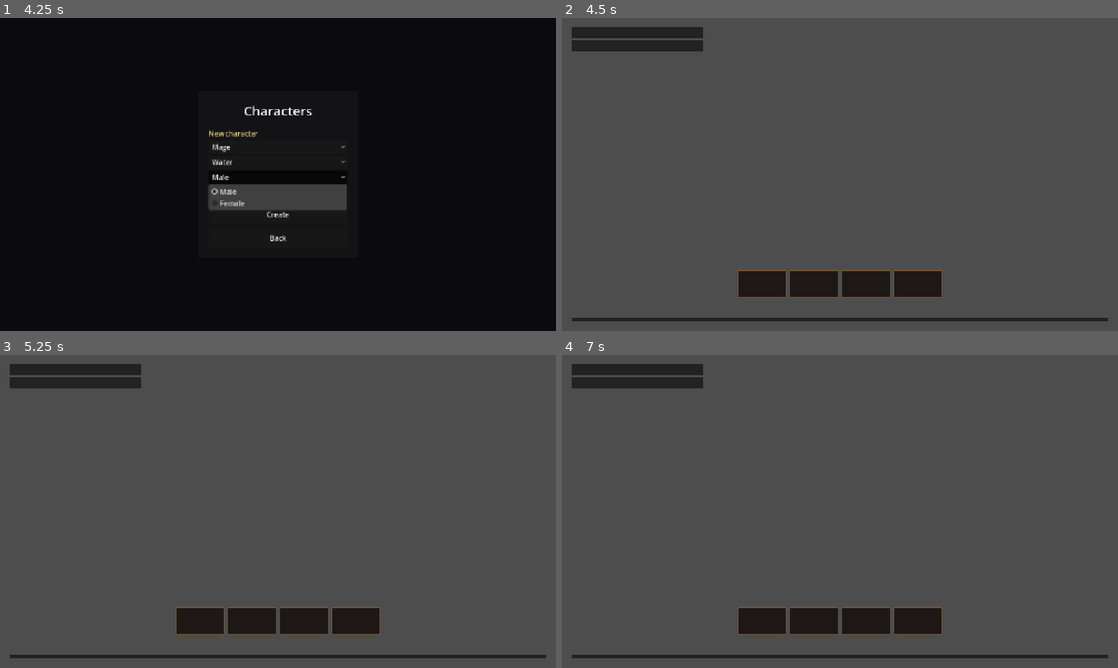
Above: before the commit, frames 1-4 (two rows, left to right).
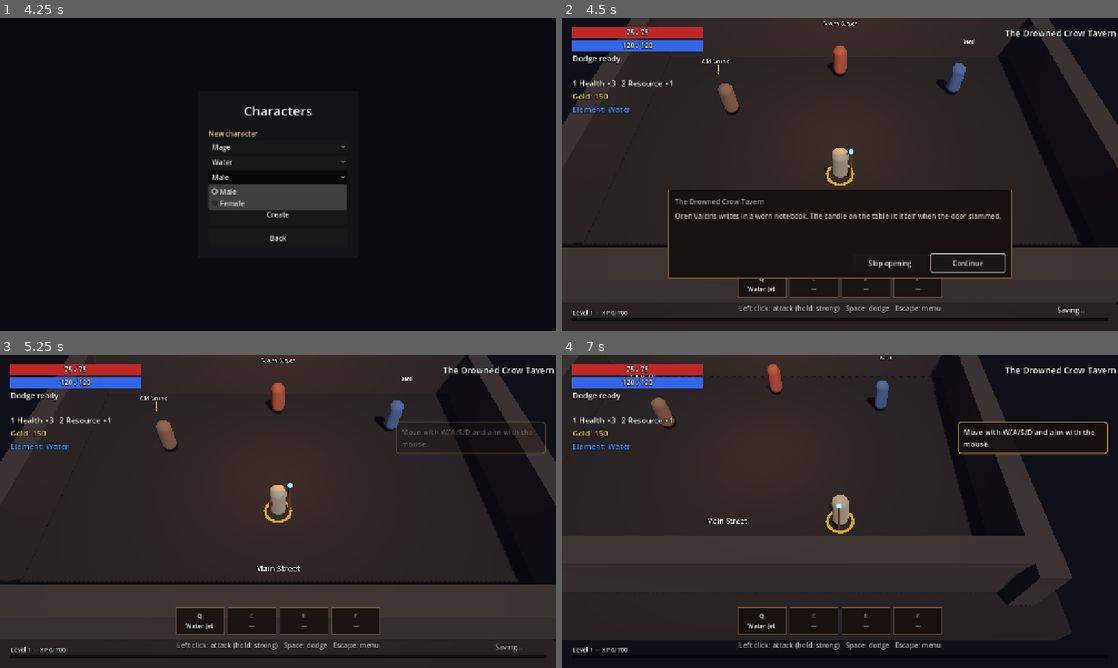
Above: after the commit, the same moments.

Repository: binascohub/southern-mercenaries
Game: Godot game, scene res://game/main/main.tscn
Two runs of this game, one before a commit and one after it. Both use one fixed random seed, a clock stepped at 60 frames per second and the inputs below.
Inputs (mouse positions are in pixels of both pictures, inside the frame that each line leads up to):
- Up to frame 1 (4.25 s): click "English" at 0.5 s; click "New campaign" at 1.25 s; click "Mage" at 2 s; click "Water" at 2.75 s; click "Male" at 3.5 s
- Up to frame 2 (4.5 s): click "Create" at 4.25 s
- Up to frame 3 (5.25 s): click (328, 599) at 5 s, where only the run after the commit has a clickable "Skip opening"
- Up to frame 4 (7 s): tap Enter at 5.75 s; move the mouse to (962, 495) at 5.77 s; press the mouse at (962, 495) at 5.78 s; hold D (move_right) 5.78-6.53 s; move the mouse to (728, 527) at 6.52 s; release the mouse at (728, 527) at 6.53 s; hold S (move_down) from 6.53 s (still down); tap C (block) at 6.6 s

Frame 1 is identical in both runs. In frame 2, 96% of the frame differs, in the area x 0-100%, y 0-100%; in frame 3, 95%; in frame 4, 97%.
Error before the commit: Parse Error: Cannot infer the type of "running" variable because the value doesn't have a set type. (res://game/levels/prototype_arena.gd:248)

Commit message:
Sewer areas declare their fallback class; type the running flag
Co-Authored-By: Claude Opus 5.5 <noreply@anthropic.com>
Claude-Session: https://claude.ai/code/session_01MWiCKsBtrMFkhtUwdNioUQ

Diff:
--- a/data/arenas.json
+++ b/data/arenas.json
@@ -603,6 +603,7 @@
   "sewers_01_drains": {
     "_comment": "Esgoto, área 1 (03-2-areas.md, seção 3; 14-tutorial.md, seção 3): Bueiros da Rua Principal. Tutorial de combate: um rato sozinho, depois três, poças de lodo, o enxame de 8 e a Ratazana. Segredo: o cano do leste leva a uma câmara com baú. Estreito: o Cavaleiro desmonta.",
     "name_key": "ARENA_SEWERS_DRAINS",
+    "player_class": "mage",
     "map_id": "map_sewers",
     "area_level": 1,
     "narrow": true,
@@ -882,6 +883,7 @@
   "sewers_02_canals": {
     "_comment": "Esgoto, área 2: Canais de Lixo. Sapos Ácidos e Morcegos Pestilentos; pontes de madeira podre sobre os canais. Segredo: o depósito de contrabando dos piratas, pelo cano do oeste. Elite: Sapo Ácido tóxico na comporta.",
     "name_key": "ARENA_SEWERS_CANALS",
+    "player_class": "mage",
     "map_id": "map_sewers",
     "area_level": 1,
     "narrow": true,
@@ -1189,6 +1191,7 @@
   "sewers_03_war_passage": {
     "_comment": "Esgoto, área 3: Passagem Secreta da Guerra. Túneis dos fundadores de Tortuga com o brasão do reino do Arqueiro (ele reconhece). Câmaras alagadas; segredo: a câmara alagada do leste (com um Jacaré escondido). Mini-chefe: o Jacaré Velho, na câmara alagada do fim.",
     "name_key": "ARENA_SEWERS_WAR_PASSAGE",
+    "player_class": "mage",
     "map_id": "map_sewers",
     "area_level": 2,
     "narrow": true,
@@ -1479,6 +1482,7 @@
   "sewers_04_nest": {
     "_comment": "Esgoto, área 4: Ninho da Rainha. Câmara alagada e ampla no fundo do esgoto (misto: o túnel é estreito, …(224 unchanged characters)…
     "name_key": "ARENA_SEWERS_NEST",
+    "player_class": "mage",
     "map_id": "map_sewers",
     "area_level": 2,
     "final": true,
--- a/game/levels/prototype_arena.gd
+++ b/game/levels/prototype_arena.gd
@@ -245,7 +245,7 @@
 func _physics_process(delta: float) -> void:
 	# Nos mapas a área segue viva depois da vitória (reanimar, ouro, tesouro);
 	# a área de teste para, esperando o recomeço.
-	var running := result == Result.NONE or (result == Result.VICTORY and not arena.get("replayable", false))
+	var running: bool = result == Result.NONE or (result == Result.VICTORY and not arena.get("replayable", false))
 	if multiplayer.is_server() and running:
 		_update_revives(delta)
 		_encounter_timer -= delta
